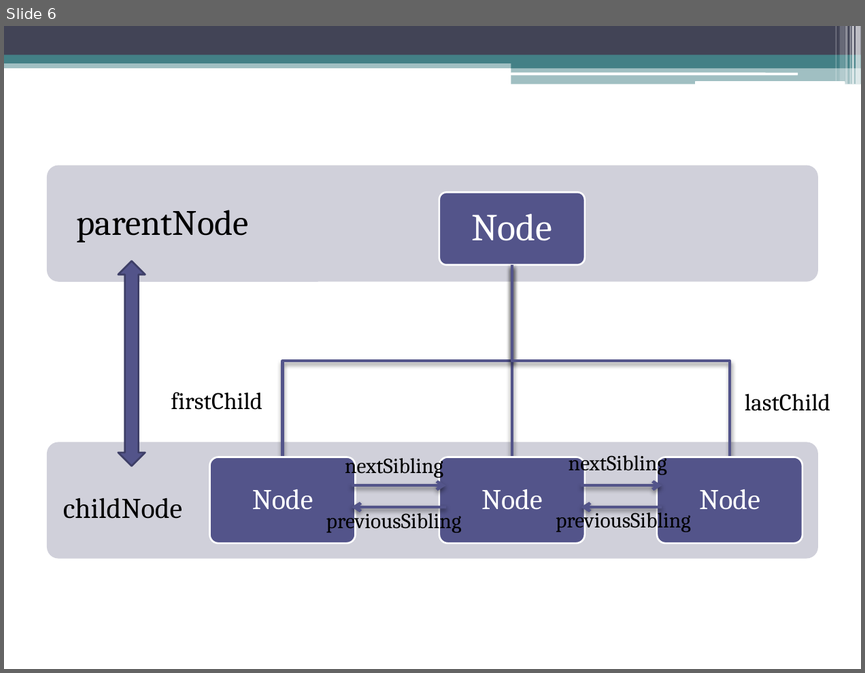
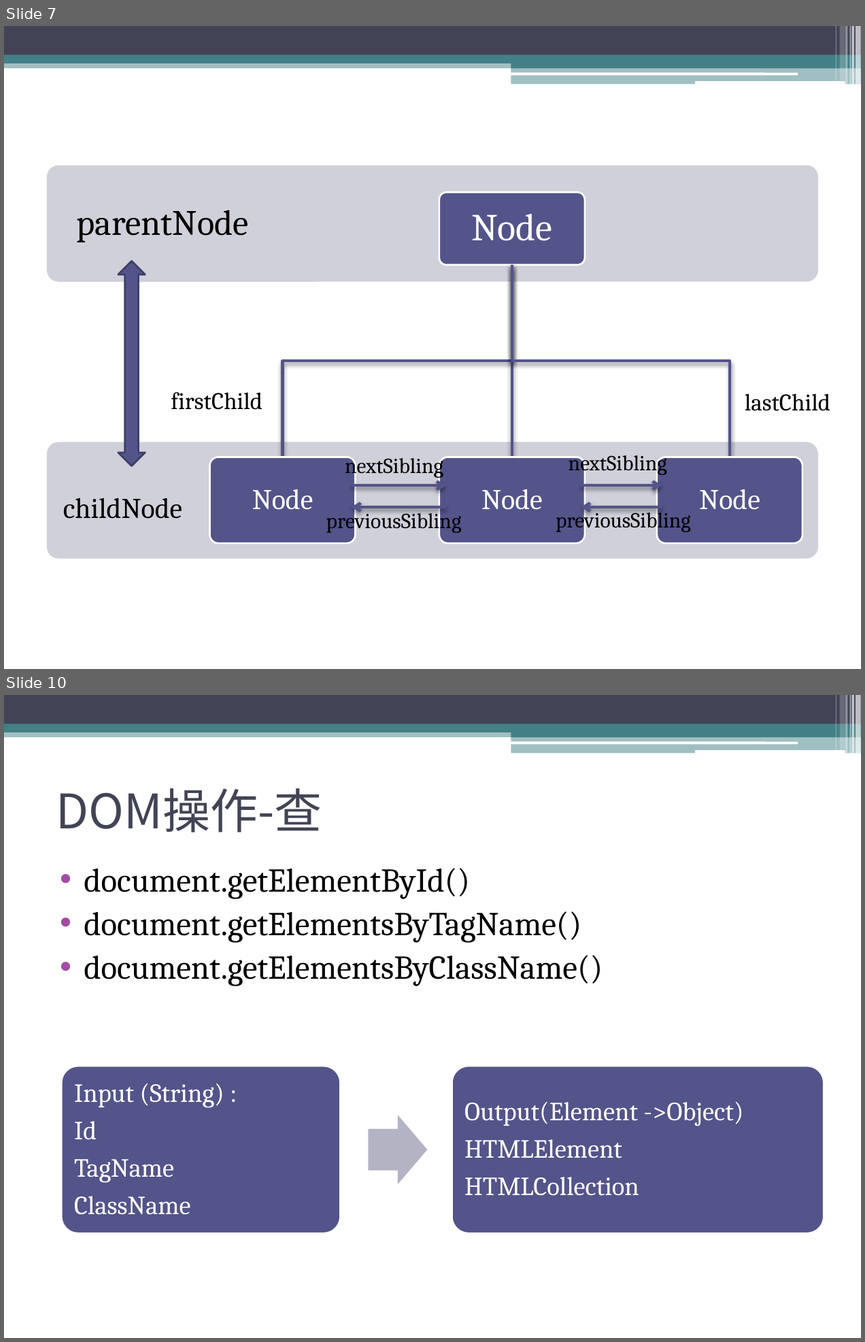
Before and after one commit to sophiazzw/Front_Library, a slide deck: manipulation.pptx. Shown one above the other, each under a label of ours: slide 6 before the commit, slides 7 and 10 after it; the slides between them are not shown. The pictures are 865x673 and 865x1342 pixels, drawn with LibreOffice and Linux fonts; fonts in the diff are those of the drawing. Boxes give left, top, right and bottom in pixels: in the first picture for what was removed or moved away, otherwise in the second. Text is boxed around its words. In the diff, an @@ line names an element or a change of style, - is before the commit and + after.

```diff
--- a/manipulation.pptx
+++ b/manipulation.pptx
@@ slide 10 added at (x1=4, y1=695, x2=861, y2=1338), background #FFFFFF; not listed: 13 template elements that a slide beside it also shows @@
@@ title added at (x1=56, y1=788, x2=322, y2=832), 40 pt, text #424456 @@
+DOM操作-查
@@ text added at (x1=84, y1=868, x2=602, y2=986), 28 pt, text #000000 @@
+• document.getElementById()
+• document.getElementsByTagName()
+• document.getElementsByClassName()
@@ group added at (x1=61, y1=1066, x2=824, y2=1233): 2 rounded rectangles, 2 texts, 1 right arrow @@
+Input (String) :
+Id
+TagName
+ClassName
+Output(Element ->Object)
+HTMLElement
+HTMLCollection
@@ what was slide 6 is now slide 7 @@
```
Also in this commit, not shown: 2 slides changed, 6 other slides added, 1 slide removed, 3 other files.
